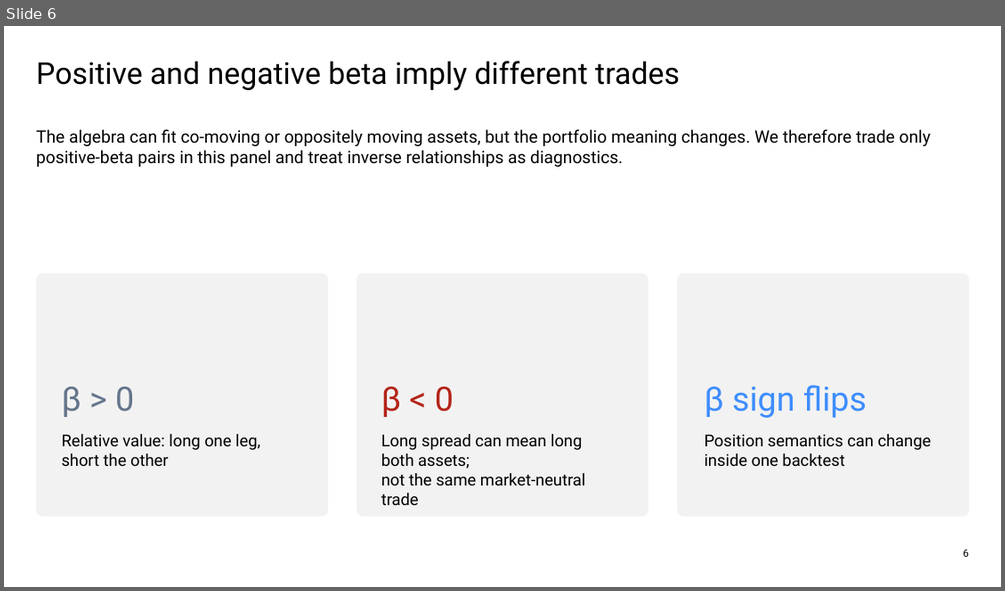
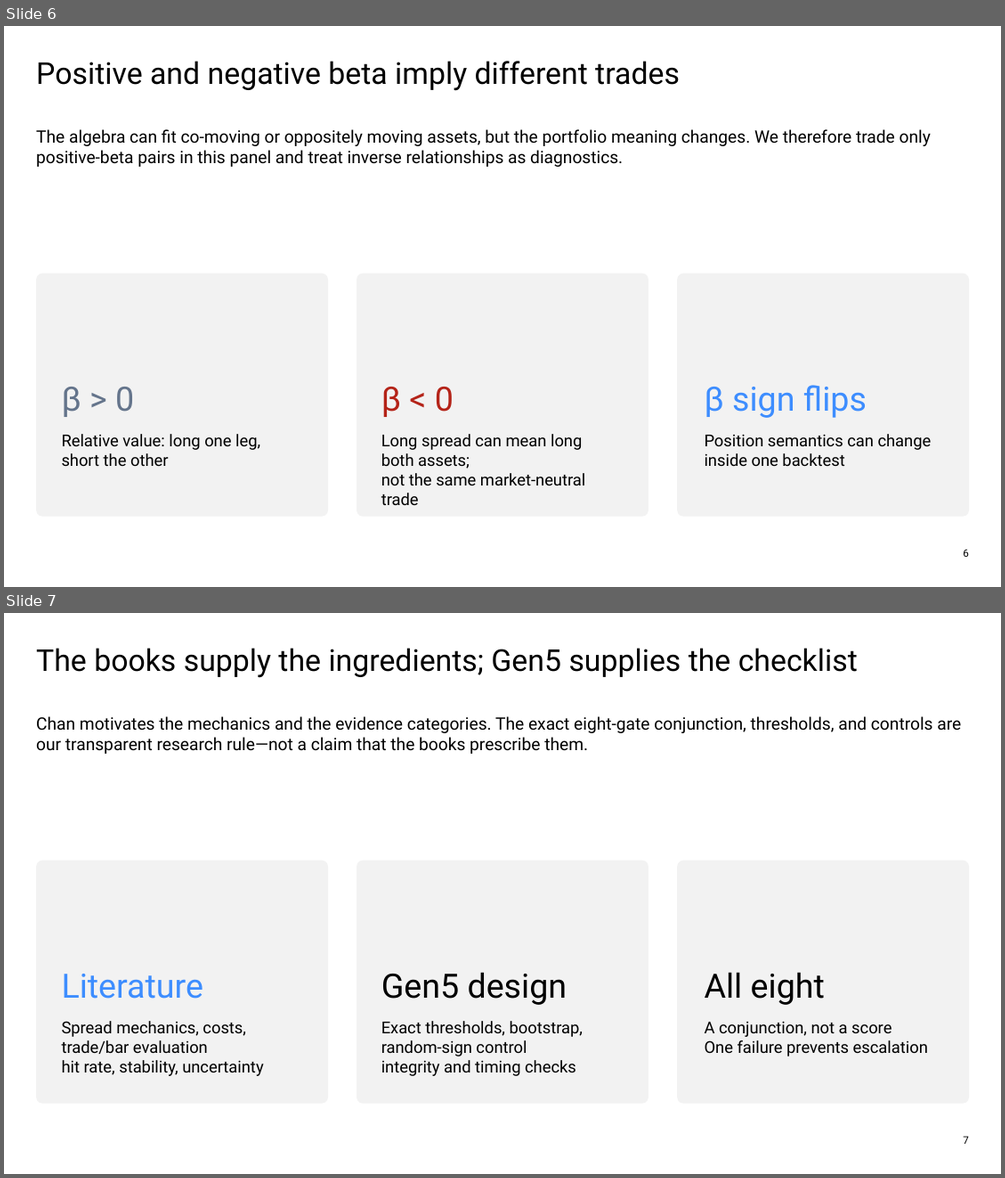
Before and after one commit to Francisc0Franc0/Time-Series-Modeling-Gen5, a slide deck: presentations/gen5_lit_mr_02_1_bollinger_evidence.pptx. Shown one above the other, each under a label of ours: slide 6 before the commit, slides 6 and 7 after it. The pictures are 1005x591 and 1005x1178 pixels, drawn with LibreOffice and Linux fonts; fonts in the diff are those of the drawing. Boxes give left, top, right and bottom in pixels: in the first picture for what was removed or moved away, otherwise in the second. Text is boxed around its words. In the diff, an @@ line names an element or a change of style, - is before the commit and + after.

```diff
--- a/presentations/gen5_lit_mr_02_1_bollinger_evidence.pptx
+++ b/presentations/gen5_lit_mr_02_1_bollinger_evidence.pptx
@@ slide 7 added at (4, 613, 1001, 1174), background #FFFFFF @@
@@ text added at (36, 648, 858, 678), 29 pt, text #000000 @@
+The books supply the ingredients; Gen5 supplies the checklist
@@ text added at (36, 716, 961, 754), 16.5 pt, text #000000 @@
+Chan motivates the mechanics and the evidence categories. The exact eight-gate conjunction, thresholds, and controls are our transparent research rule—not a claim that the books prescribe them.
@@ rounded rectangle added at (36, 860, 328, 1103), fill #F2F2F2 @@
@@ rounded rectangle added at (357, 860, 648, 1103), fill #F2F2F2 @@
@@ rounded rectangle added at (677, 860, 969, 1103), fill #F2F2F2 @@
@@ text added at (62, 973, 204, 998), 32.2 pt, text #3D8DFF @@
+Literature
@@ text added at (381, 972, 567, 1005), 32.2 pt, text #000000 @@
+Gen5 design
@@ text added at (704, 972, 825, 1005), 32.2 pt, text #000000 @@
+All eight
@@ text added at (62, 1021, 263, 1076), 15.8 pt, text #000000 @@
+Spread mechanics, costs, trade/bar evaluation
+hit rate, stability, uncertainty
@@ text added at (381, 1021, 582, 1076), 15.8 pt, text #000000 @@
+Exact thresholds, bootstrap, random-sign control
+integrity and timing checks
@@ text added at (704, 1021, 928, 1056), 15.8 pt, text #000000 @@
+A conjunction, not a score
+One failure prevents escalation
@@ text added at (963, 1135, 969, 1143), 10 pt, text #000000 @@
+7
```
Also in this commit, not shown: 12 slides changed, 7 other slides added, 9 other files.
